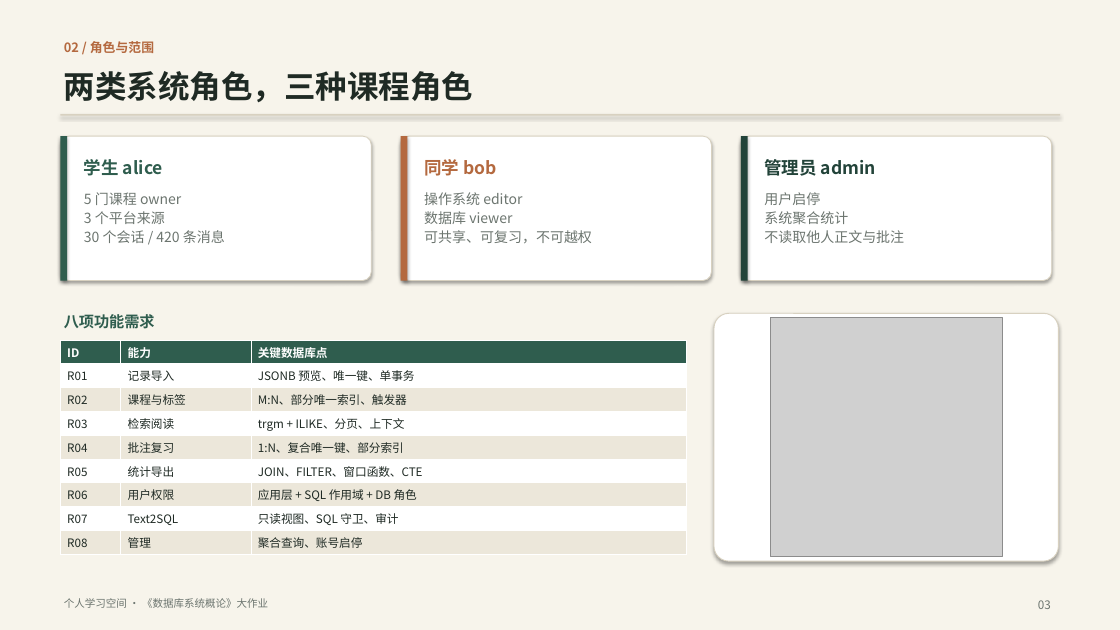
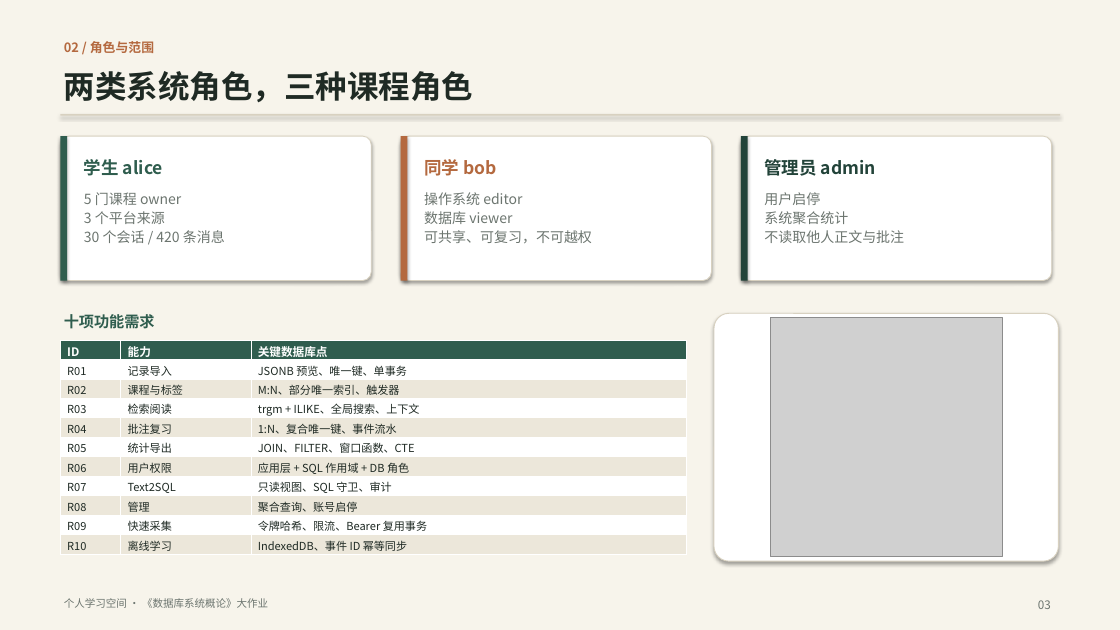
Before and after one commit to ycl-berserk/2026Database, a slide deck: slide 3 of docs/汇报.pptx. Drawn at 1120x630 pixels with LibreOffice and Linux fonts; fonts in the diff are those of the drawing; grey boxes stand for pictures. Boxes give left, top, right and bottom in pixels: in the first picture for what was removed or moved away, otherwise in the second. Text is boxed around its words. In the diff, an @@ line names an element or a change of style, - is before the commit and + after.

```diff
--- a/docs/汇报.pptx
+++ b/docs/汇报.pptx
@@ text at bbox=[64, 314, 155, 329]: text changed @@
-八项功能需求
+十项功能需求
@@ table at bbox=[60, 340, 686, 555] @@
-row 4, column 3: trgm + ILIKE、分页、上下文
+row 4, column 3: trgm + ILIKE、全局搜索、上下文
-row 5, column 3: 1:N、复合唯一键、部分索引
+row 5, column 3: 1:N、复合唯一键、事件流水
+row 10: R09 | 快速采集 | 令牌哈希、限流、Bearer 复用事务
+row 11: R10 | 离线学习 | IndexedDB、事件 ID 幂等同步
```
Also in this commit, not shown: 7 other slides changed, 46 other files.
